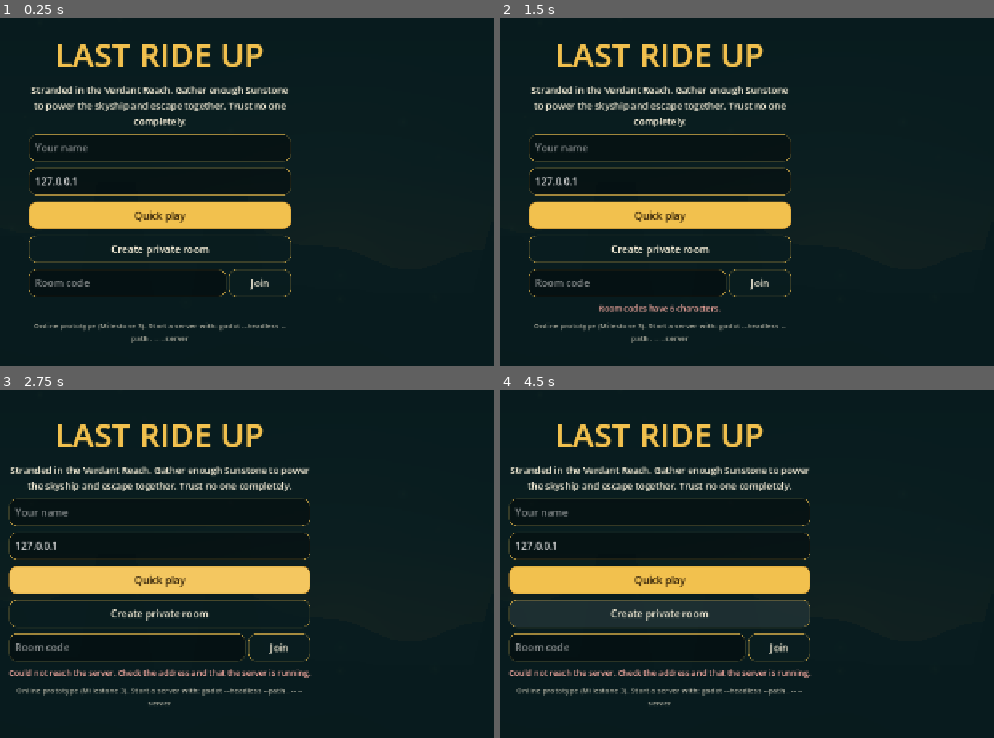
Above: before the commit, frames 1-4 (two rows, left to right).
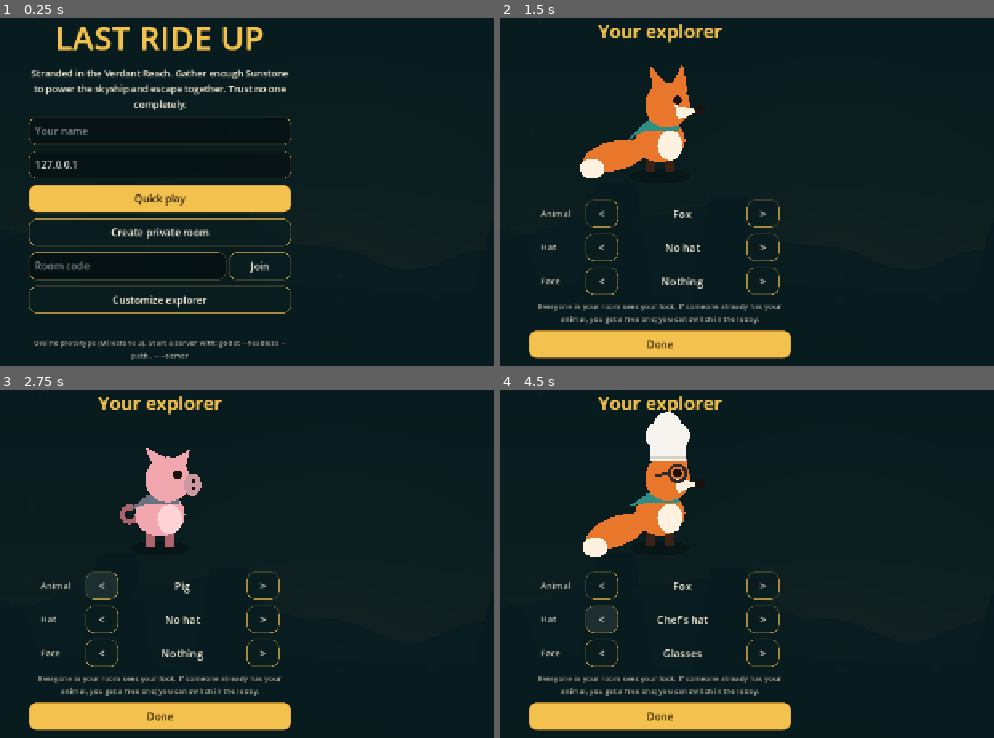
Above: after the commit, the same moments.

Repository: kriscs1/last-ride-up
Game: Godot game, scene res://scenes/main.tscn
Same seed, same stepped clock (60 frames per second), same inputs: the game is played once before the commit and once after it.
Inputs (mouse positions are in pixels of both pictures, inside the frame that each line leads up to):
- Up to frame 1 (0.25 s): no input
- Up to frame 2 (1.5 s): click "Join" at 0.5 s; click (658, 299) at 1.25 s, where only the run after the commit has a clickable "Customize explorer"
- Up to frame 3 (2.75 s): click (103, 584) at 2 s, where only the run after the commit has a clickable "<"
- Up to frame 4 (4.5 s): click (761, 584) at 2.75 s, where only the run after the commit has a clickable ">"; click (781, 647) at 3.5 s, where only the run before the commit has a clickable "Join"; click (603, 619) at 4.25 s, where only the run after the commit has a clickable "<"

The runs differ from the first frame. In frame 1, 15% of the frame differs, in the area x 5-59%, y 2-99%; in frame 2, 19%; in frame 3, 19%; in frame 4, 21%, in the area x 1-64%, y 1-98%.

Commit message:
Add cosmetics: preferred animal, hats and face accessories
- Customize screen (from the menu or lobby) with a live preview: animal,
  10 hats, 6 face accessories. Free, saved in settings.cfg.
- Server grants the preferred animal if free in the room, else the next
  free one; it can be switched in the lobby only.
- Hat and face travel in the room roster (not in snapshots), so the
  packet budget is unchanged.
- Tests for animal assignment and lobby switching.

Co-Authored-By: Claude Opus 5.5 <noreply@anthropic.com>

Diff:
--- a/scripts/client/game_client.gd
+++ b/scripts/client/game_client.gd
@@ -53,6 +53,7 @@
 	ui.vote_requested.connect(func(target): Net.send_vote(target))
 	ui.lobby_requested.connect(_back_to_lobby)
 	ui.map_requested.connect(_on_map_requested)
+	ui.look_changed.connect(_send_look)
 	Net.connected_to_server.connect(_on_connected)
 	Net.connection_failed.connect(_on_connection_failed)
 	Net.disconnected.connect(_on_disconnected)
@@ -163,10 +164,16 @@
 		ui.set_status("Disconnected from the server.", true)
 
 
+func _send_look() -> void:
+	if Net.is_online() and my_id != "":
+		Net.send_look(ui.settings["animal"], ui.settings["hat"], ui.settings["face"])
+
+
 func _on_welcome(id: String, tok: String) -> void:
 	my_id = id
 	token = tok
 	ui.set_status("")
+	_send_look()   # before joining a room, so the preferred animal is free to be given
 	if pending_action.is_valid():
 		var a := pending_action
 		pending_action = Callable()
@@ -207,7 +214,10 @@
 	ui.update_lobby(info, my_id)
 	if info["state"] == "lobby" and not end_shown:
 		_clear_world()
-		ui.show_screen("lobby")
+		if ui.current_screen() == "look":
+			ui._look_return = "lobby"   # stay in Customize; Done goes back to the lobby
+		else:
+			ui.show_screen("lobby")
 	elif info["state"] == "playing" and world == null and ui.current_screen() == "menu":
 		ui.show_screen("lobby")
 	if world:
@@ -216,6 +226,8 @@
 				if r["id"] == p.id:
 					p.name = r["name"]
 					p.color = Color(r["color"])
+					p.hat = r.get("hat", "none")
+					p.face = r.get("face", "none")
 
 
 func _roster_entry(pid: String) -> Dictionary:
@@ -273,6 +285,8 @@
 func _add_world_player(w: Array) -> CFPlayer:
 	var r := _roster_entry(w[0])
 	var p := CFSim.add_player(world, w[0], r.get("name", "Explorer"), Color(r.get("color", "#2f8f86")))
+	p.hat = r.get("hat", "none")
+	p.face = r.get("face", "none")
 	CFWire.apply_player(p, w)
 	if p.id == my_id:
 		me = p
@@ -538,6 +552,7 @@
 
 func _copy_for_draw(src: CFPlayer, dst: CFPlayer) -> void:
 	dst.id = src.id; dst.name = src.name; dst.color = src.color; dst.connected = src.connected
+	dst.hat = src.hat; dst.face = src.face
 	dst.copy_motion_from(src)
 	dst.carried = src.carried; dst.capacity = src.capacity; dst.aboard = src.aboard; dst.coop_item = src.coop_item
 	dst.w = src.w; dst.h = src.h
--- a/scripts/client/ui.gd
+++ b/scripts/client/ui.gd
@@ -13,6 +13,7 @@
 signal lobby_requested
 signal settings_changed
 signal map_requested
+signal look_changed
 
 const GOLD := Color("#f2c14e")
 const INK := Color("#fff6df")
@@ -89,7 +90,10 @@
 var _end_players: GridContainer
 var _btn_slider: HSlider
 var _lefty: CheckBox
-var settings := {"button_scale": 1.0, "left_handed": false, "name": "", "address": "127.0.0.1"}
+var settings := {"button_scale": 1.0, "left_handed": false, "name": "", "address": "127.0.0.1", "animal": "fox", "hat": "none", "face": "none"}
+var _look_preview: LookPreview
+var _look_values := {}
+var _look_return := "menu"
 
 
 func _ready() -> void:
@@ -105,6 +109,7 @@
 	_build_pause()
 	_build_end()
 	_build_meeting()
+	_build_look()
 	_apply_settings()
 	show_screen("menu")
 
@@ -247,6 +252,7 @@
 	join.custom_minimum_size.x = 100
 	join.pressed.connect(_on_join)
 	code_edit.text_submitted.connect(func(_t): _on_join())
+	_button(box, "Customize explorer", false).pressed.connect(open_look)
 	status_label = _label(box, "", 13)
 	status_label.horizontal_alignment = HORIZONTAL_ALIGNMENT_CENTER
 	var note := _label(box, "Online prototype (Milestone 3). Start a server with: godot --headless --path . -- --server", 12, Color(INK, 0.7))
@@ -378,6 +384,7 @@
 	box.add_child(row)
 	_lobby_start = _button(row, "Start expedition")
 	_lobby_start.pressed.connect(func(): start_requested.emit())
+	_button(row, "Customize", false).pressed.connect(open_look)
 	_button(row, "Leave", false).pressed.connect(func(): leave_requested.emit())
 
 
@@ -1013,6 +1020,12 @@
 	if cfg.load("user://settings.cfg") == OK:
 		for k in settings:
 			settings[k] = cfg.get_value("player", k, settings[k])
+	if not CF.ANIMALS.has(settings["animal"]):
+		settings["animal"] = "fox"
+	if not CF.HATS.has(settings["hat"]):
+		settings["hat"] = "none"
+	if not CF.FACES.has(settings["face"]):
+		settings["face"] = "none"
 
 
 func _save_settings() -> void:
@@ -1020,3 +1033,91 @@
 	for k in settings:
 		cfg.set_value("player", k, settings[k])
 	cfg.save("user://settings.cfg")
+
+
+# ---------------------------------------------------------------- customize (cosmetics)
+
+func _build_look() -> void:
+	var box := _screen("look")
+	var t := _label(box, "Your explorer", 30, GOLD, true)
+	t.horizontal_alignment = HORIZONTAL_ALIGNMENT_CENTER
+	_look_preview = LookPreview.new()
+	_look_preview.custom_minimum_size = Vector2(420, 230)
+	box.add_child(_look_preview)
+	for part in ["animal", "hat", "face"]:
+		var row := HBoxContainer.new()
+		row.alignment = BoxContainer.ALIGNMENT_CENTER
+		row.add_theme_constant_override("separation", 8)
+		box.add_child(row)
+		var what := _label(row, {"animal": "Animal", "hat": "Hat", "face": "Face"}[part], 14, Color(INK, 0.8))
+		what.custom_minimum_size = Vector2(64, 0)
+		var prev := _button(row, "<", false)
+		prev.custom_minimum_size = Vector2(52, 44)
+		prev.pressed.connect(_cycle_look.bind(part, -1))
+		var val := _label(row, "", 17)
+		val.custom_minimum_size = Vector2(190, 0)
+		val.horizontal_alignment = HORIZONTAL_ALIGNMENT_CENTER
+		_look_values[part] = val
+		var next := _button(row, ">", false)
+		next.custom_minimum_size = Vector2(52, 44)
+		next.pressed.connect(_cycle_look.bind(part, 1))
+	var note := _label(box, "Everyone in your room sees your look. If someone already has your animal, you get a free one; you can switch in the lobby.", 12, Color(INK, 0.7))
+	note.autowrap_mode = TextServer.AUTOWRAP_WORD_SMART
+	note.horizontal_alignment = HORIZONTAL_ALIGNMENT_CENTER
+	_button(box, "Done").pressed.connect(func(): show_screen(_look_return))
+	_refresh_look()
+
+
+func open_look() -> void:
+	var cur := current_screen()
+	_look_return = cur if cur != "" and cur != "look" else "menu"
+	_refresh_look()
+	show_screen("look")
+
+
+func _cycle_look(part: String, step: int) -> void:
+	var options: Array = {"animal": CF.ANIMALS, "hat": CF.HATS, "face": CF.FACES}[part]
+	settings[part] = options[posmod(options.find(settings[part]) + step, options.size())]
+	_save_settings()
+	_refresh_look()
+	look_changed.emit()
+
+
+func _refresh_look() -> void:
+	if _look_preview == null:
+		return
+	_look_values["animal"].text = str(settings["animal"]).capitalize()
+	_look_values["hat"].text = CF.HAT_NAMES[settings["hat"]]
+	_look_values["face"].text = CF.FACE_NAMES[settings["face"]]
+	_look_preview.set_look(settings["animal"], settings["hat"], settings["face"])
+
+
+## A big, animated preview of the player's explorer, drawn with the game's own character code.
+class LookPreview extends Control:
+	var view := CFWorldView.new()   # used only for its drawing code; never added to the tree
+	var p := CFPlayer.new()
+	var stage := Node2D.new()
+
+	func _ready() -> void:
+		p.on_ground = true
+		p.x = -p.w / 2
+		p.y = -p.h
+		stage.scale = Vector2(4, 4)
+		stage.draw.connect(func(): view._draw_player(stage, p, true))
+		add_child(stage)
+
+	func _exit_tree() -> void:
+		view.free()
+
+	func set_look(animal: String, hat: String, face: String) -> void:
+		p.color = CF.color_for_animal(animal)
+		p.hat = hat
+		p.face = face
+		stage.queue_redraw()
+
+	func _process(delta: float) -> void:
+		if not is_visible_in_tree():
+			return
+		view._now += delta
+		stage.position = Vector2(size.x / 2, size.y - 28)
+		stage.queue_redraw()
--- a/scripts/client/world_view.gd
+++ b/scripts/client/world_view.gd
@@ -890,6 +890,8 @@
 	n.draw_rect(Rect2(-6, -22, 14, 4), Color(p.color, alpha))
 	_tri(n, Vector2(-6, -21), Vector2(-13, -16 + sin(_now * 9) * 2), Vector2(-6, -18), Color(p.color, alpha))
 	_animal_head(n, kind, p.stun_t > 0.0, fur, belly, dark, alpha)
+	_draw_face_item(n, kind, p.face, alpha)
+	_draw_hat(n, kind, p.hat, alpha)
 	n.draw_set_transform(Vector2.ZERO, 0, Vector2.ONE)
 	if p.stun_t > 0.0:
 		for i in 3:
@@ -1045,6 +1047,103 @@
 		n.draw_circle(eye, 1.0, ink)
 	else:
 		n.draw_circle(eye, 1.8, ink)
+
+
+# ---------------------------------------------------------------- cosmetics
+# Anchors per animal: where the eye is, the tip of the nose, and the top of the head.
+
+const EYE_AT := {"frog": Vector2(9, -35)}
+const NOSE_AT := {"fox": Vector2(16, -26), "rabbit": Vector2(12, -27), "frog": Vector2(10, -24), "bear": Vector2(14, -27),
+	"cat": Vector2(13.5, -27), "panda": Vector2(14, -27), "raccoon": Vector2(16, -25), "owl": Vector2(12, -26),
+	"mouse": Vector2(17, -26), "pig": Vector2(13.5, -26)}
+const HEAD_TOP := {"frog": Vector2(4, -38.5)}
+
+
+func _dome(n: Node2D, c: Vector2, rx: float, ry: float, col: Color) -> void:
+	## The top half of an ellipse, flat side down.
+	var pts := PackedVector2Array()
+	for i in 13:
+		var a := PI + PI * i / 12.0
+		pts.append(c + Vector2(cos(a) * rx, sin(a) * ry))
+	n.draw_colored_polygon(pts, col)
+
+
+func _draw_hat(n: Node2D, kind: String, hat: String, alpha: float) -> void:
+	var a: Vector2 = HEAD_TOP.get(kind, Vector2(3, -36))
+	var c := func(hex: String) -> Color: return Color(hex, alpha)
+	match hat:
+		"explorer":
+			_dome(n, a + Vector2(0, 1), 9, 8, c.call("#d9c48a"))
+			n.draw_rect(Rect2(a + Vector2(-9, -1.5), Vector2(18, 2.5)), c.call("#7a5a32"))
+			_ell(n, a + Vector2(1, 1.5), 13, 2.5, c.call("#c9b27a"))
+		"top_hat":
+			_ell(n, a + Vector2(0, 1), 11, 2.5, c.call("#222228"))
+			n.draw_rect(Rect2(a + Vector2(-6, -14), Vector2(12, 15)), c.call("#2a2a30"))
+			n.draw_rect(Rect2(a + Vector2(-6, -4), Vector2(12, 3)), c.call("#b03a3a"))
+		"crown":
+			_poly(n, [a + Vector2(-7, 1), a + Vector2(-7, -8), a + Vector2(-3.5, -4), a + Vector2(0, -10), a + Vector2(3.5, -4),
+				a + Vector2(7, -8), a + Vector2(7, 1)], c.call("#f2c14e"))
+			n.draw_circle(a + Vector2(0, -2.5), 1.6, c.call("#d9483b"))
+		"party":
+			_tri(n, a + Vector2(-6, 1), a + Vector2(1, -16), a + Vector2(7, 1), c.call("#e0559a"))
+			n.draw_circle(a + Vector2(-0.5, -4), 1.2, c.call("#fff6df"))
+			n.draw_circle(a + Vector2(2.5, -9), 1.0, c.call("#fff6df"))
+			n.draw_circle(a + Vector2(1, -16), 2.5, c.call("#f2c14e"))
+		"beanie":
+			_dome(n, a + Vector2(0, 1), 9.5, 8, c.call("#3f6ed8"))
+			n.draw_rect(Rect2(a + Vector2(-9.5, -2), Vector2(19, 3.5)), c.call("#2f55b0"))
+			n.draw_circle(a + Vector2(0, -8), 2.8, c.call("#fff6df"))
+		"cowboy":
+			_dome(n, a + Vector2(0, 0), 7, 8, c.call("#a06a35"))
+			_ell(n, a + Vector2(0, 1), 14, 2.6, c.call("#8a5a2b"))
+			n.draw_rect(Rect2(a + Vector2(-7, -3), Vector2(14, 2)), c.call("#3b2216"))
+		"flower":
+			var f := a + Vector2(6, -1)
+			for i in 5:
+				n.draw_circle(f + Vector2(2.6, 0).rotated(i * TAU / 5), 2.2, c.call("#ff8fb1"))
+			n.draw_circle(f, 1.6, c.call("#f2c14e"))
+		"viking":
+			_tri(n, a + Vector2(-6, -1), a + Vector2(-13, -11), a + Vector2(-3, -5), c.call("#f1e6c8"))
+			_tri(n, a + Vector2(8, -1), a + Vector2(14, -11), a + Vector2(5, -5), c.call("#f1e6c8"))
+			_dome(n, a + Vector2(1, 1), 9.5, 7.5, c.call("#9aa3ad"))
+			n.draw_rect(Rect2(a + Vector2(-8.5, -1), Vector2(19, 2.5)), c.call("#6b7480"))
+		"propeller":
+			_dome(n, a + Vector2(0, 1), 9, 7, c.call("#e0a21a"))
+			_dome(n, a + Vector2(0, 1), 3, 7, c.call("#3f6ed8"))
+			n.draw_line(a + Vector2(0, -6), a + Vector2(0, -10), c.call("#333338"), 1.5)
+			_ell(n, a + Vector2(0, -10.5), absf(9.0 * cos(_now * 14.0)) + 0.8, 1.6, c.call("#d9483b"))
+			n.draw_circle(a + Vector2(0, -10.5), 1.4, c.call("#333338"))
+		"chef":
+			n.draw_rect(Rect2(a + Vector2(-7, -7), Vector2(14, 8)), c.call("#f6f4ef"))
+			n.draw_circle(a + Vector2(-4, -9), 5, c.call("#f6f4ef"))
+			n.draw_circle(a + Vector2(4, -9), 5, c.call("#f6f4ef"))
+			n.draw_circle(a + Vector2(0, -13), 5.5, c.call("#f6f4ef"))
+			n.draw_line(a + Vector2(-7, 0), a + Vector2(7, 0), c.call("#d6d2c8"), 1.0)
+
+
+func _draw_face_item(n: Node2D, kind: String, face: String, alpha: float) -> void:
+	var e: Vector2 = EYE_AT.get(kind, Vector2(7, -30))
+	var nose: Vector2 = NOSE_AT.get(kind, Vector2(14, -26))
+	var c := func(hex: String, a := 1.0) -> Color: return Color(hex, alpha * a)
+	match face:
+		"glasses":
+			n.draw_arc(e, 3.3, 0.0, TAU, 16, c.call("#2a2a30"), 1.3)
+			n.draw_line(e + Vector2(-3.3, 0), e + Vector2(-9, 1), c.call("#2a2a30"), 1.2)
+		"shades":
+			_ell(n, e + Vector2(0.5, 0), 4, 2.8, c.call("#15151a"))
+			n.draw_line(e + Vector2(-3.5, -0.5), e + Vector2(-9, 0.5), c.call("#15151a"), 1.2)
+			n.draw_line(e + Vector2(1.5, -1.5), e + Vector2(3, -0.5), c.call("#ffffff", 0.7), 0.8)
+		"monocle":
+			n.draw_arc(e, 3.5, 0.0, TAU, 16, c.call("#e0b040"), 1.3)
+			n.draw_line(e + Vector2(0, 3.5), e + Vector2(-2, 11), c.call("#e0b040"), 0.8)
+		"eyepatch":
+			n.draw_line(e + Vector2(-1, -3), e + Vector2(-10, -6), c.call("#15151a"), 1.2)
+			_ell(n, e, 3.2, 3, c.call("#15151a"))
+		"mustache":
+			_ell(n, nose + Vector2(-2.6, 2.8), 3.2, 1.4, c.call("#3a2a1e"), 0.35)
+			_ell(n, nose + Vector2(0.6, 2.8), 3.2, 1.4, c.call("#3a2a1e"), -0.35)
+		"blush":
+			_ell(n, e + Vector2(0.5, 5), 2.6, 1.5, c.call("#ff7a8a", 0.55))
 
 
 func _collect_glows() -> void:
--- a/scripts/net/cf_room.gd
+++ b/scripts/net/cf_room.gd
@@ -41,14 +41,7 @@
 
 func join(slot: CFSlot) -> void:
 	if not slots.has(slot):
-		var used := {}
-		for s in slots:
-			used[s.color.to_html(false)] = true
-		slot.color = Color(CF.PLAYER_COLORS[0])
-		for c in CF.PLAYER_COLORS:
-			if not used.has(Color(c).to_html(false)):
-				slot.color = Color(c)
-				break
+		slot.color = _free_color(slot)
 		slots.append(slot)
 	slot.room_code = code
 	if host_id == "" or not slots.any(func(s): return s.id == host_id and s.connected):
@@ -87,6 +80,27 @@
 	# Deferred: when several players drop at once, the others' sockets are already closed but not yet
 	# handled, and sending to them fails. By the end of the frame every disconnect has been handled.
 	broadcast_room.call_deferred()
+
+
+func _color_taken(color: Color, by_other_than: CFSlot) -> bool:
+	return slots.any(func(s): return s != by_other_than and s.color.to_html(false) == color.to_html(false))
+
+
+func _free_color(slot: CFSlot) -> Color:
+	## The player's preferred animal if nobody else has it, otherwise the first free one.
+	if slot.animal != "" and not _color_taken(CF.color_for_animal(slot.animal), slot):
+		return CF.color_for_animal(slot.animal)
+	for c in CF.PLAYER_COLORS:
+		if not _color_taken(Color(c), slot):
+			return Color(c)
+	return Color(CF.PLAYER_COLORS[0])
+
+
+func look_changed(slot: CFSlot) -> void:
+	## Hats and faces change straight away. The animal only changes in the lobby, and only to a free one.
+	if state == "lobby" and slot.animal != "" and not _color_taken(CF.color_for_animal(slot.animal), slot):
+		slot.color = CF.color_for_animal(slot.animal)
+	broadcast_room()
 
 
 func reconnect(slot: CFSlot, peer: int) -> void:
@@ -288,7 +302,8 @@
 func roster() -> Array:
 	var r: Array = []
 	for s in slots:
-		r.append({"id": s.id, "name": s.name, "color": s.color.to_html(false), "connected": s.connected, "host": s.id == host_id})
+		r.append({"id": s.id, "name": s.name, "color": s.color.to_html(false), "connected": s.connected, "host": s.id == host_id,
+			"hat": s.hat, "face": s.face})
 	return r
 
 
--- a/scripts/net/cf_slot.gd
+++ b/scripts/net/cf_slot.gd
@@ -6,6 +6,9 @@
 var token := ""
 var name := "Explorer"
 var color := Color.WHITE
+var animal := ""            # preferred animal ("" = any); the colour decides the actual one
+var hat := "none"
+var face := "none"
 var peer := 0               # 0 while disconnected
 var connected := true
 var last_seen := 0          # msec
--- a/scripts/net/net.gd
+++ b/scripts/net/net.gd
@@ -170,6 +170,19 @@
 
 
 @rpc("any_peer", "call_remote", "reliable")
+func c_look(animal: String, hat: String, face: String) -> void:
+	var s := _sender_slot()
+	if s == null:
+		return
+	s.animal = animal if CF.ANIMALS.has(animal) else ""
+	s.hat = hat if CF.HATS.has(hat) else "none"
+	s.face = face if CF.FACES.has(face) else "none"
+	var r: CFRoom = rooms.get(s.room_code)
+	if r:
+		r.look_changed(s)
+
+
+@rpc("any_peer", "call_remote", "reliable")
 func c_quick() -> void:
 	var s := _sender_slot()
 	if s == null:
@@ -308,6 +321,7 @@
 
 ## Convenience wrappers so client code never needs to know RPC details.
 func send_hello(pname: String, token: String) -> void: c_hello.rpc_id(1, pname, token)
+func send_look(animal: String, hat: String, face: String) -> void: c_look.rpc_id(1, animal, hat, face)
 func send_quick() -> void: c_quick.rpc_id(1)
 func send_create(is_private: bool) -> void: c_create.rpc_id(1, is_private)
 func send_join(code: String) -> void: c_join.rpc_id(1, code)
--- a/scripts/sim/cf.gd
+++ b/scripts/sim/cf.gd
@@ -121,6 +121,20 @@
 const ANIMALS := ["fox", "rabbit", "frog", "bear", "cat", "panda", "raccoon", "owl", "mouse", "pig"]
 
 
+## Cosmetics: purely visual, chosen in the Customize screen and shown to everyone in the room.
+const HATS := ["none", "explorer", "top_hat", "crown", "party", "beanie", "cowboy", "flower", "viking", "propeller", "chef"]
+const HAT_NAMES := {"none": "No hat", "explorer": "Explorer's helmet", "top_hat": "Top hat", "crown": "Crown", "party": "Party hat",
+	"beanie": "Beanie", "cowboy": "Cowboy hat", "flower": "Flower", "viking": "Horned helmet", "propeller": "Propeller cap", "chef": "Chef's hat"}
+const FACES := ["none", "glasses", "shades", "monocle", "eyepatch", "mustache", "blush"]
+const FACE_NAMES := {"none": "Nothing", "glasses": "Glasses", "shades": "Sunglasses", "monocle": "Monocle", "eyepatch": "Eyepatch",
+	"mustache": "Mustache", "blush": "Rosy cheeks"}
+
+
+static func color_for_animal(animal: String) -> Color:
+	var i := ANIMALS.find(animal)
+	return Color(PLAYER_COLORS[maxi(i, 0)])
+
+
 static func animal_of(color: Color) -> String:
 	var html := color.to_html(false)
 	for i in PLAYER_COLORS.size():
--- a/scripts/sim/cf_player.gd
+++ b/scripts/sim/cf_player.gd
@@ -47,6 +47,8 @@
 var sab_count := 0           # server only, revealed at the end
 var exiled := false          # voted out at a meeting: out of play for the rest of the match
 var meetings_left := CF.MEETINGS_EACH
+var hat := "none"            # cosmetics: client-side only, taken from the room roster
+var face := "none"
 
 
 func busy() -> bool:
--- a/tests/run_tests.gd
+++ b/tests/run_tests.gd
@@ -38,6 +38,8 @@
 	_test("the meeting bell stands on solid floor on every map", _t_bell_floor)
 	_test("packed snapshots round-trip and reject garbage", _t_snapshot_pack)
 	_test("a 10-player snapshot fits in one UDP packet on every map", _t_snapshot_size)
+	_test("cosmetics: you get your animal if it is free, otherwise the next free one", _t_look_join)
+	_test("cosmetics: switching animal only in the lobby and only to a free one", _t_look_switch)
 	print("\n%d passed, %d failed" % [_passes, _failures])
 	quit(1 if _failures > 0 else 0)
 
@@ -709,3 +711,54 @@
 		if packed.size() + mine > BUDGET:
 			return "%s: %d + %d bytes is over the %d-byte budget" % [id, packed.size(), mine, BUDGET]
 	return ""
+
+
+func _room_slot(r: CFRoom, id: String, animal: String) -> CFSlot:
+	var s := CFSlot.new()
+	s.id = id
+	s.animal = animal
+	s.peer = 0   # no socket: nothing is sent
+	r.join(s)
+	return s
+
+
+func _t_look_join() -> String:
+	var net: Node = load("res://scripts/net/net.gd").new()
+	var r := CFRoom.new("TEST01", true, net)
+	var a := _room_slot(r, "a", "owl")
+	var b := _room_slot(r, "b", "owl")
+	var c := _room_slot(r, "c", "")
+	var out := ""
+	if CF.animal_of(a.color) != "owl":
+		out = "first owl got %s" % CF.animal_of(a.color)
+	elif CF.animal_of(b.color) == "owl" or CF.animal_of(c.color) == CF.animal_of(b.color):
+		out = "animals not unique: %s, %s, %s" % [CF.animal_of(a.color), CF.animal_of(b.color), CF.animal_of(c.color)]
+	net.free()
+	return out
+
+
+func _t_look_switch() -> String:
+	var net: Node = load("res://scripts/net/net.gd").new()
+	var r := CFRoom.new("TEST02", true, net)
+	var a := _room_slot(r, "a", "pig")
+	var b := _room_slot(r, "b", "frog")
+	var out := ""
+	b.animal = "pig"   # taken by a: stays a frog
+	r.look_changed(b)
+	if CF.animal_of(b.color) != "frog":
+		out = "switched to a taken animal"
+	b.animal = "cat"
+	r.look_changed(b)
+	if out == "" and CF.animal_of(b.color) != "cat":
+		out = "could not switch to a free animal"
+	r.state = "playing"
+	b.animal = "bear"
+	b.hat = "crown"
+	r.look_changed(b)
+	if out == "" and CF.animal_of(b.color) != "cat":
+		out = "animal changed during a match"
+	var entry: Dictionary = r.roster().filter(func(e): return e["id"] == "b")[0]
+	if out == "" and entry["hat"] != "crown":
+		out = "the roster does not carry the hat"
+	net.free()
+	return out
